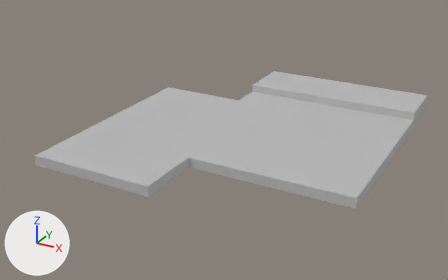
An edit to the FBX model New Unity Project/Assets/Art/Marlies art/Models/roof.fbx, drawn before and after from the same camera.
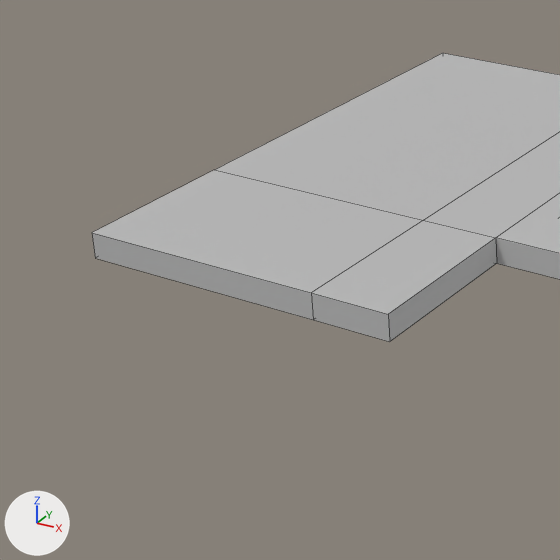
Old and new are each drawn whole from a 50 mm lens placed at (19.3, -27.4, 19.2), pointed at (1.9, 4.3, 3.4) and again close up on the part from 0% to 48% of the width and 24% to 100% of the height. Lighting does not change. The marker at lower left points along +X, +Y and +Z. The close-ups show mesh edges as thin lines. Where no turn or scale is listed for an object, it has been applied to the vertices.

In view in the first close-up: 'complete_vloer1'.
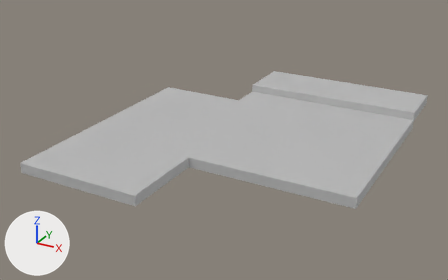
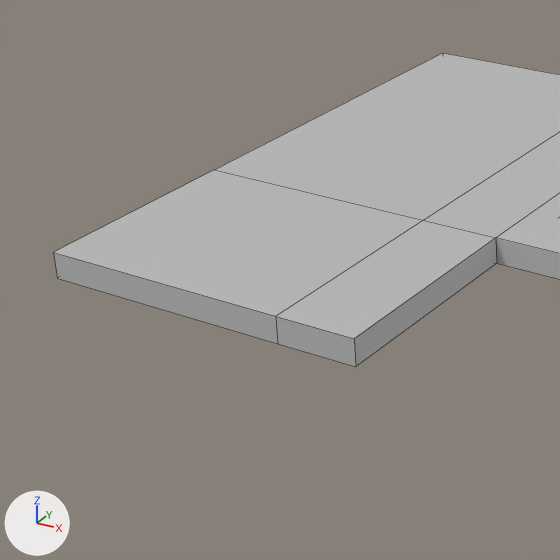
Commit message: edit roof

Location of each change, [x1, y1, x2, y2] in pixels of the close-ups (560 x 560 px; the box of a moved part takes in the faces that stretch with it):
'complete_vloer1', reshaped: before [92, 53, 560, 342]; after [53, 53, 560, 367]
part 1 of me_mesh, moved or reshaped: before [92, 170, 497, 342]; after [53, 170, 497, 367]

Edits to the bpy script that builds the scene:
```text
Change me_mesh:
    where me_mesh.from_pydata(...)  # 40 vertices, 38 faces; spans x -6.1..11.8, y -4.1..15.8, z -0.6..0.5
    used by ob_complete_vloer1; location = (0.17, -0.12, 4.03)
    before: 11 (-6.1, -4.1, 0.0) at pixel (91, 232), 12 (-0.1, -4.1, 0.0) at pixel (311, 292), 13 (1.8, -4.1, 0.0) at pixel (388, 314), 34 (-6.1, -4.1, -0.6) at pixel (95, 258), 35 (-0.1, -4.1, -0.6) at pixel (313, 319)
    before: 36 (1.8, -4.1, -0.6) at pixel (389, 341)
    me_mesh part 1
    add for i in [11, 12, 13, 34, 35, 36]: me_mesh.vertices[i].co += Vector((0.0, -1.1, 0.0))
```
